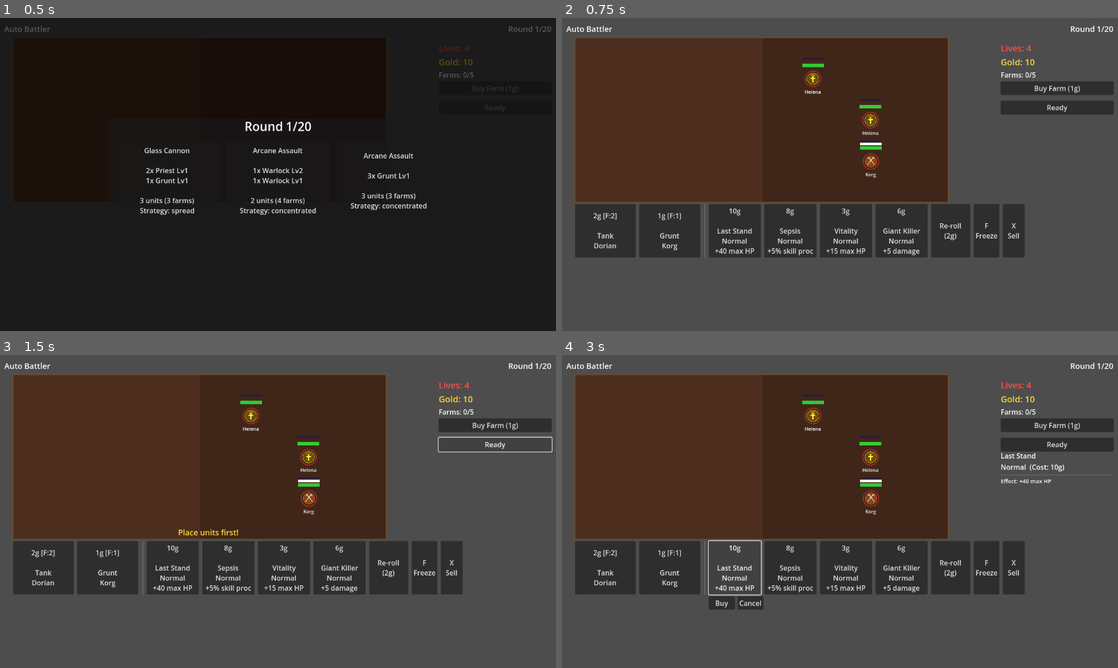
Above: before the commit, frames 1-4 (two rows, left to right).
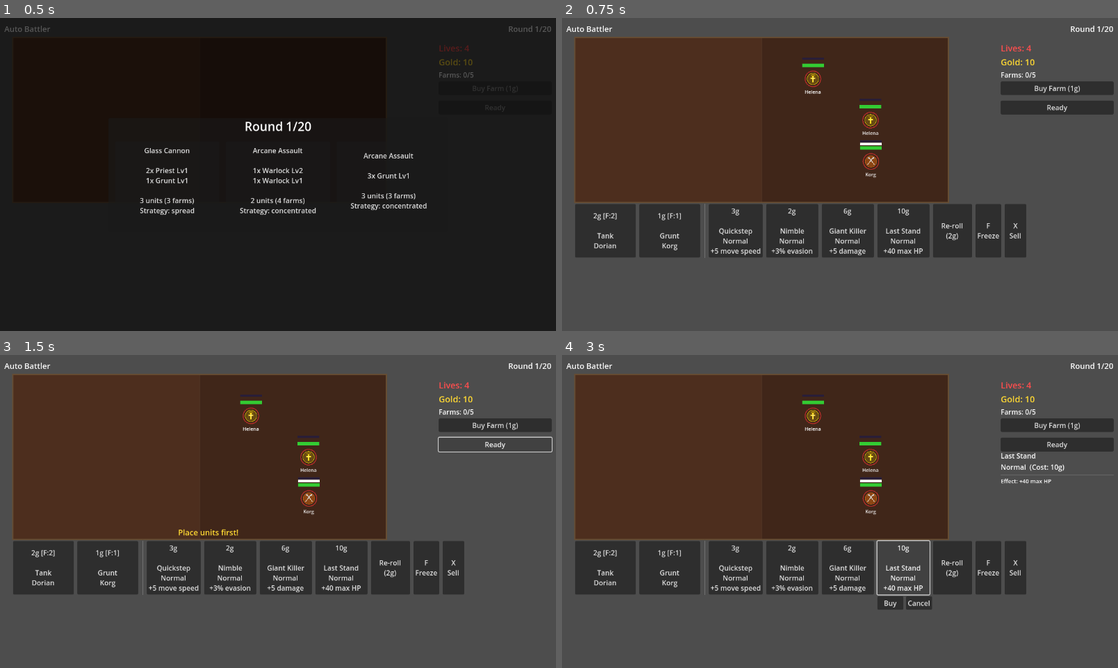
Above: after the commit, the same moments.

Repository: MarcelineVPQ/auto_battler
Game: Godot game, scene res://scenes/main.tscn
Same seed, same stepped clock (60 frames per second), same inputs: the game is played once before the commit and once after it. The engine's default icon, where the game draws it, is replaced by a stand-in: a white triangle on a blue panel in a dark square.
Inputs:
- Up to frame 1 (0.5 s): no input
- Up to frame 2 (0.75 s): click "Glass Cannon 2x Priest Lv1 1x…" at 0.5 s
- Up to frame 3 (1.5 s): click "Ready" at 1.25 s
- Up to frame 4 (3 s): click "Ready" at 2 s; click "10g Last Stand Normal +40 max…" at 2.75 s

Frame 1 is identical in both runs. In frame 2, 1.8% of the frame differs, in the area x 26-84%, y 59-77%; in frame 3, 1.8%; in frame 4, 2.7%, in the area x 26-84%, y 59-82%.

Commit message:
Rework armor: 5x base values, partial regen, Living Shield card
Scale armor to be a meaningful defensive layer (Tank 40, Grunt 15,
Herbalist 5). Track max_armor for regen baseline and restore armor
to 75% between rounds. Add Living Shield (+15 armor) upgrade card.
Rebalance Shield Bash from 3x to 1x armor multiplier to match new
values, and bump per-click armor stat upgrade from +1 to +3.

Co-Authored-By: Claude Opus 4.6 <noreply@anthropic.com>

Diff:
--- a/resources/units/grunt.tres
+++ b/resources/units/grunt.tres
@@ -14,7 +14,7 @@
 attacks_per_second = 1.1
 attack_range = 80.0
 move_speed = 55.0
-armor = 3
+armor = 15
 evasion = 0.0
 crit_chance = 5.0
 skill_proc_chance = 3.0
--- a/resources/units/herbalist.tres
+++ b/resources/units/herbalist.tres
@@ -14,7 +14,7 @@
 attacks_per_second = 0.7
 attack_range = 180.0
 move_speed = 35.0
-armor = 1
+armor = 5
 evasion = 0.0
 crit_chance = 8.0
 skill_proc_chance = 10.0
--- a/resources/units/tank.tres
+++ b/resources/units/tank.tres
@@ -14,7 +14,7 @@
 attacks_per_second = 0.6
 attack_range = 80.0
 move_speed = 30.0
-armor = 8
+armor = 40
 evasion = 0.0
 crit_chance = 3.0
 skill_proc_chance = 3.0
@@ -22,7 +22,7 @@
 mana_cost_per_attack = 4
 mana_regen_per_second = 1.0
 ability_name = "Shield Bash"
-ability_desc = "Deals 3x armor + damage to nearest enemy"
+ability_desc = "Deals armor + damage to nearest enemy"
 ability_cooldown = 7.36
 skill_name = ""
 skill_desc = ""
--- a/scripts/main.gd
+++ b/scripts/main.gd
@@ -34,7 +34,7 @@
 	{"name": "Exploit Weakness", "cost": 2, "rarity": "Normal", "desc": "+3 damage", "stat": "damage", "amount": 3},
 	{"name": "Toughness", "cost": 2, "rarity": "Normal", "desc": "+20 max HP", "stat": "max_hp", "amount": 20},
 	{"name": "Swift Strikes", "cost": 2, "rarity": "Normal", "desc": "+0.1 atk/s", "stat": "attacks_per_second", "amount": 0.1},
-	{"name": "Iron Skin", "cost": 2, "rarity": "Normal", "desc": "+1 armor", "stat": "armor", "amount": 1},
+	{"name": "Iron Skin", "cost": 2, "rarity": "Normal", "desc": "+5 armor", "stat": "armor", "amount": 5},
 	{"name": "Keen Edge", "cost": 2, "rarity": "Normal", "desc": "+2% crit", "stat": "crit_chance", "amount": 2.0},
 	{"name": "Nimble", "cost": 2, "rarity": "Normal", "desc": "+3% evasion", "stat": "evasion", "amount": 3.0},
 	{"name": "Quickstep", "cost": 3, "rarity": "Normal", "desc": "+5 move speed", "stat": "move_speed", "amount": 5.0},
@@ -43,17 +43,18 @@
 	{"name": "Poison Tip", "cost": 3, "rarity": "Normal", "desc": "+1 damage", "stat": "damage", "amount": 1},
 	# ── Mid (4-6g) ──
 	{"name": "Deadly Focus", "cost": 5, "rarity": "Normal", "desc": "+5% crit", "stat": "crit_chance", "amount": 5.0},
-	{"name": "Revenge", "cost": 5, "rarity": "Normal", "desc": "+2 armor", "stat": "armor", "amount": 2},
+	{"name": "Revenge", "cost": 5, "rarity": "Normal", "desc": "+10 armor", "stat": "armor", "amount": 10},
 	{"name": "Bloodlust", "cost": 5, "rarity": "Normal", "desc": "+0.2 atk/s", "stat": "attacks_per_second", "amount": 0.2},
 	{"name": "Eagle Eye", "cost": 5, "rarity": "Normal", "desc": "+50 atk range", "stat": "attack_range", "amount": 50.0},
 	{"name": "Adrenaline", "cost": 4, "rarity": "Normal", "desc": "+8 move speed", "stat": "move_speed", "amount": 8.0},
 	{"name": "Giant Killer", "cost": 6, "rarity": "Normal", "desc": "+5 damage", "stat": "damage", "amount": 5},
 	{"name": "Arcane Surge", "cost": 4, "rarity": "Normal", "desc": "+3 max mana", "stat": "max_mana", "amount": 3},
 	{"name": "Primed", "cost": 5, "rarity": "Normal", "desc": "Ability ready at battle start", "stat": "primed", "amount": 1.0},
-	{"name": "Fortify", "cost": 6, "rarity": "Normal", "desc": "+3 armor", "stat": "armor", "amount": 3},
+	{"name": "Fortify", "cost": 6, "rarity": "Normal", "desc": "+15 armor", "stat": "armor", "amount": 15},
+	{"name": "Living Shield", "cost": 6, "rarity": "Normal", "desc": "+15 armor", "stat": "armor", "amount": 15},
 	# ── Expensive (8-12g) ──
 	{"name": "Sepsis", "cost": 8, "rarity": "Normal", "desc": "+5% skill proc", "stat": "skill_proc_chance", "amount": 5.0},
-	{"name": "Thorns", "cost": 8, "rarity": "Normal", "desc": "+4 armor", "stat": "armor", "amount": 4},
+	{"name": "Thorns", "cost": 8, "rarity": "Normal", "desc": "+20 armor", "stat": "armor", "amount": 20},
 	{"name": "Vampirism", "cost": 8, "rarity": "Normal", "desc": "+8% evasion", "stat": "evasion", "amount": 8.0},
 	{"name": "Berserk", "cost": 10, "rarity": "Normal", "desc": "+0.3 atk/s", "stat": "attacks_per_second", "amount": 0.3},
 	{"name": "Last Stand", "cost": 10, "rarity": "Normal", "desc": "+40 max HP", "stat": "max_hp", "amount": 40},
@@ -68,7 +69,7 @@
 	{"name": "Blood Rage", "cost": 12, "rarity": "Rare", "desc": "+5 dmg, +0.2 atk/s", "stat": "blood_rage", "amount": 1.0, "class_req": "Grunt"},
 	{"name": "Deadeye", "cost": 12, "rarity": "Rare", "desc": "+8 dmg, +80 range", "stat": "deadeye", "amount": 1.0, "class_req": "Archer"},
 	{"name": "Phantom Step", "cost": 12, "rarity": "Rare", "desc": "+10% evade, +10% crit", "stat": "phantom_step", "amount": 1.0, "class_req": "Assassin"},
-	{"name": "Fortress", "cost": 12, "rarity": "Rare", "desc": "+5 armor, +40 HP", "stat": "fortress", "amount": 1.0, "class_req": "Tank"},
+	{"name": "Fortress", "cost": 12, "rarity": "Rare", "desc": "+25 armor, +40 HP", "stat": "fortress", "amount": 1.0, "class_req": "Tank"},
 	{"name": "Soul Rend", "cost": 12, "rarity": "Rare", "desc": "+8 dmg, +3 max mana", "stat": "soul_rend", "amount": 1.0, "class_req": "Warlock"},
 	{"name": "Divine Covenant", "cost": 12, "rarity": "Rare", "desc": "+30 HP, +3 max mana", "stat": "divine_covenant", "amount": 1.0, "class_req": "Priest"},
 	{"name": "Toxic Mastery", "cost": 12, "rarity": "Rare", "desc": "+5 dmg, +5% skill proc", "stat": "toxic_mastery", "amount": 1.0, "class_req": "Herbalist"},
@@ -76,10 +77,10 @@
 	{"name": "Rampage", "cost": 18, "rarity": "Epic", "desc": "+10 dmg, +0.3 atk/s, +20 HP", "stat": "rampage", "amount": 1.0, "class_req": "Grunt"},
 	{"name": "Hawkeye", "cost": 18, "rarity": "Epic", "desc": "+12 dmg, +120 range, +8% crit", "stat": "hawkeye", "amount": 1.0, "class_req": "Archer"},
 	{"name": "Death's Embrace", "cost": 18, "rarity": "Epic", "desc": "+15% evade, +15% crit, +5 dmg", "stat": "deaths_embrace", "amount": 1.0, "class_req": "Assassin"},
-	{"name": "Bastion", "cost": 18, "rarity": "Epic", "desc": "+8 armor, +60 HP, +2 dmg", "stat": "bastion", "amount": 1.0, "class_req": "Tank"},
+	{"name": "Bastion", "cost": 18, "rarity": "Epic", "desc": "+40 armor, +60 HP, +2 dmg", "stat": "bastion", "amount": 1.0, "class_req": "Tank"},
 	{"name": "Dark Pact", "cost": 18, "rarity": "Epic", "desc": "+15 dmg, +5 max mana", "stat": "dark_pact", "amount": 1.0, "class_req": "Warlock"},
 	{"name": "Ascension", "cost": 18, "rarity": "Epic", "desc": "+50 HP, +5 max mana, +5 dmg", "stat": "ascension", "amount": 1.0, "class_req": "Priest"},
-	{"name": "Plague Lord", "cost": 18, "rarity": "Epic", "desc": "+10 dmg, +8% skill proc, +3 armor", "stat": "plague_lord", "amount": 1.0, "class_req": "Herbalist"},
+	{"name": "Plague Lord", "cost": 18, "rarity": "Epic", "desc": "+10 dmg, +8% skill proc, +15 armor", "stat": "plague_lord", "amount": 1.0, "class_req": "Herbalist"},
 ]
 
 # Wave strategy definitions — each describes the enemy team composition
@@ -799,6 +800,7 @@
 			unit._update_mana_bar()
 		"armor":
 			unit.armor += int(amount)
+			unit.max_armor += int(amount)
 			unit._update_armor_bar()
 		"evasion":
 			unit.evasion += amount
@@ -825,7 +827,8 @@
 			unit.evasion += 10
 			unit.crit_chance += 10
 		"fortress":
-			unit.armor += 5
+			unit.armor += 25
+			unit.max_armor += 25
 			unit._update_armor_bar()
 			unit.max_hp += 40
 			unit.current_hp += 40
@@ -862,7 +865,8 @@
 			unit.crit_chance += 15
 			unit.damage += 5
 		"bastion":
-			unit.armor += 8
+			unit.armor += 40
+			unit.max_armor += 40
 			unit._update_armor_bar()
 			unit.max_hp += 60
 			unit.current_hp += 60
@@ -884,7 +888,8 @@
 		"plague_lord":
 			unit.damage += 10
 			unit.skill_proc_chance += 8
-			unit.armor += 3
+			unit.armor += 15
+			unit.max_armor += 15
 			unit._update_armor_bar()
 	board.queue_redraw()
 
@@ -923,7 +928,9 @@
 		target.attacks_per_second += 0.02
 		target.attack_range += 3.0
 		target.move_speed += 1.5
-		target.armor += 1 if target.armor > 0 else 0
+		if target.max_armor > 0:
+			target.armor += 1
+			target.max_armor += 1
 		target.evasion += 0.5
 		target.crit_chance += 0.5
 		target.skill_proc_chance += 0.3
@@ -978,6 +985,7 @@
 				"attack_range": unit.attack_range,
 				"move_speed": unit.move_speed,
 				"armor": unit.armor,
+				"max_armor": unit.max_armor,
 				"evasion": unit.evasion,
 				"crit_chance": unit.crit_chance,
 				"skill_proc_chance": unit.skill_proc_chance,
@@ -1006,7 +1014,8 @@
 			unit.attacks_per_second = s.attacks_per_second
 			unit.attack_range = s.attack_range
 			unit.move_speed = s.move_speed
-			unit.armor = s.armor
+			unit.max_armor = s.get("max_armor", s.armor)
+			unit.armor = int(unit.max_armor * 0.75) if unit.max_armor > 0 else 0
 			unit.evasion = s.evasion
 			unit.crit_chance = s.crit_chance
 			unit.skill_proc_chance = s.skill_proc_chance
@@ -1016,6 +1025,7 @@
 			unit.mana_regen_per_second = s.mana_regen_per_second
 			unit.health_bar.max_value = s.max_hp
 			unit.health_bar.value = s.max_hp
+			unit._update_armor_bar()
 			unit.update_scale()
 
 # ── Unit Spawning ───────────────────────────────────────────
@@ -1311,7 +1321,7 @@
 	_add_stat_display("Ability CD", "%.1fs" % unit.ability_cooldown)
 	_add_stat_row(unit, "max_hp", "Health", "%d/%d" % [unit.current_hp, unit.max_hp], can_buy, 10.0)
 	_add_stat_row(unit, "max_mana", "Mana", "%d/%d" % [unit.current_mana, unit.max_mana], can_buy, 2.0)
-	_add_stat_row(unit, "armor", "Armor", "%d" % unit.armor, can_buy, 1.0)
+	_add_stat_row(unit, "armor", "Armor", "%d" % unit.armor, can_buy, 3.0)
 	_add_stat_row(unit, "evasion", "Evasion", "%.0f%%" % unit.evasion, can_buy, 2.0)
 	_add_stat_row(unit, "attack_range", "Atk Range", "%.0f" % unit.attack_range, can_buy, 20.0)
 	_add_stat_row(unit, "move_speed", "Move Speed", "%.0f" % unit.move_speed, can_buy, 5.0)
--- a/scripts/unit/combat_system.gd
+++ b/scripts/unit/combat_system.gd
@@ -227,7 +227,7 @@
 			# Shield Bash: deal (3 * armor + damage) to nearest enemy
 			var bash_target := board.find_nearest_enemy(unit)
 			if bash_target != null and not bash_target.is_dead:
-				var bash_dmg := unit.armor * 3 + unit.damage
+				var bash_dmg := unit.armor + unit.damage
 				var bash_result := bash_target.take_damage(bash_dmg)
 				var t_name := bash_target.unit_data.unit_name
 				combat_event.emit("[color=%s]%s uses Shield Bash on %s for %d![/color]" % [team_tag, u_name, t_name, bash_result.damage])
--- a/scripts/unit/unit.gd
+++ b/scripts/unit/unit.gd
@@ -32,6 +32,7 @@
 var attack_range: float
 var move_speed: float
 var armor: int
+var max_armor: int
 var evasion: float
 var crit_chance: float
 var crit_vulnerability: float = 0.0
@@ -64,6 +65,7 @@
 	attack_range = data.attack_range
 	move_speed = data.move_speed
 	armor = data.armor
+	max_armor = data.armor
 	evasion = data.evasion
 	crit_chance = data.crit_chance
 	skill_proc_chance = data.skill_proc_chance
@@ -137,12 +139,16 @@
 	sprite.scale = Vector2(s, s)
 
 func _update_armor_bar() -> void:
-	if armor > 0:
+	if max_armor > 0:
 		armor_bar.visible = true
-		armor_bar.max_value = armor
+		armor_bar.max_value = max_armor
 		armor_bar.value = armor
 	else:
 		armor_bar.visible = false
+
+func restore_armor() -> void:
+	if max_armor > 0:
+		armor = int(max_armor * 0.75)
 
 func _update_mana_bar() -> void:
 	mana_bar.max_value = max_mana
